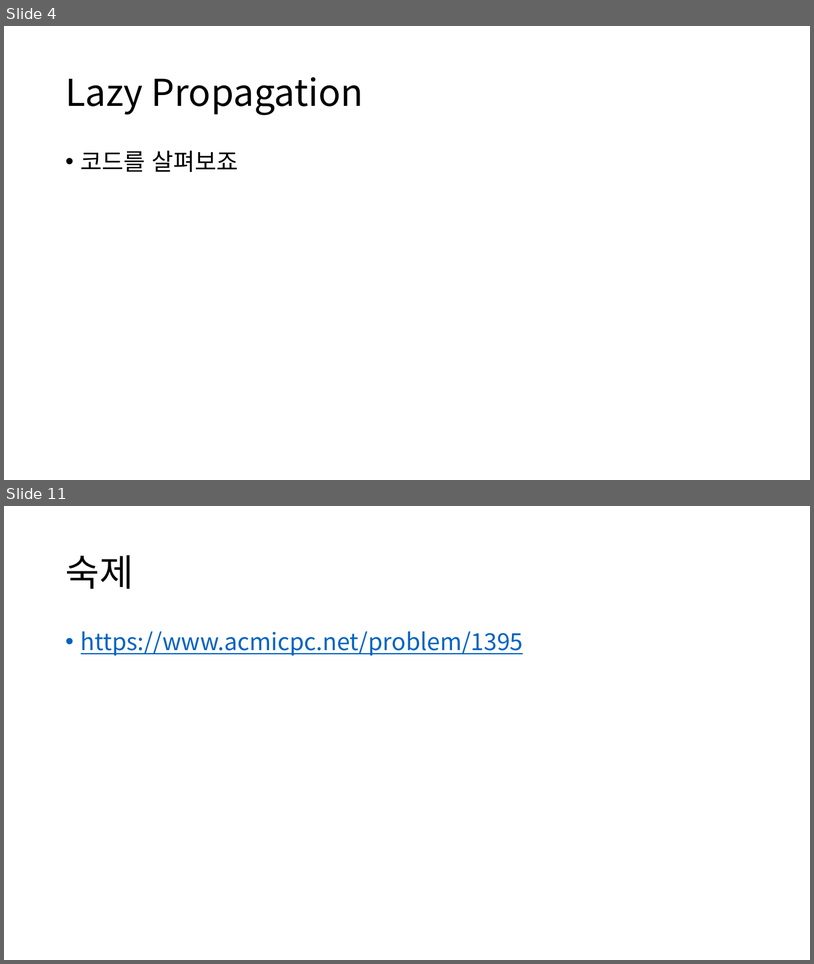
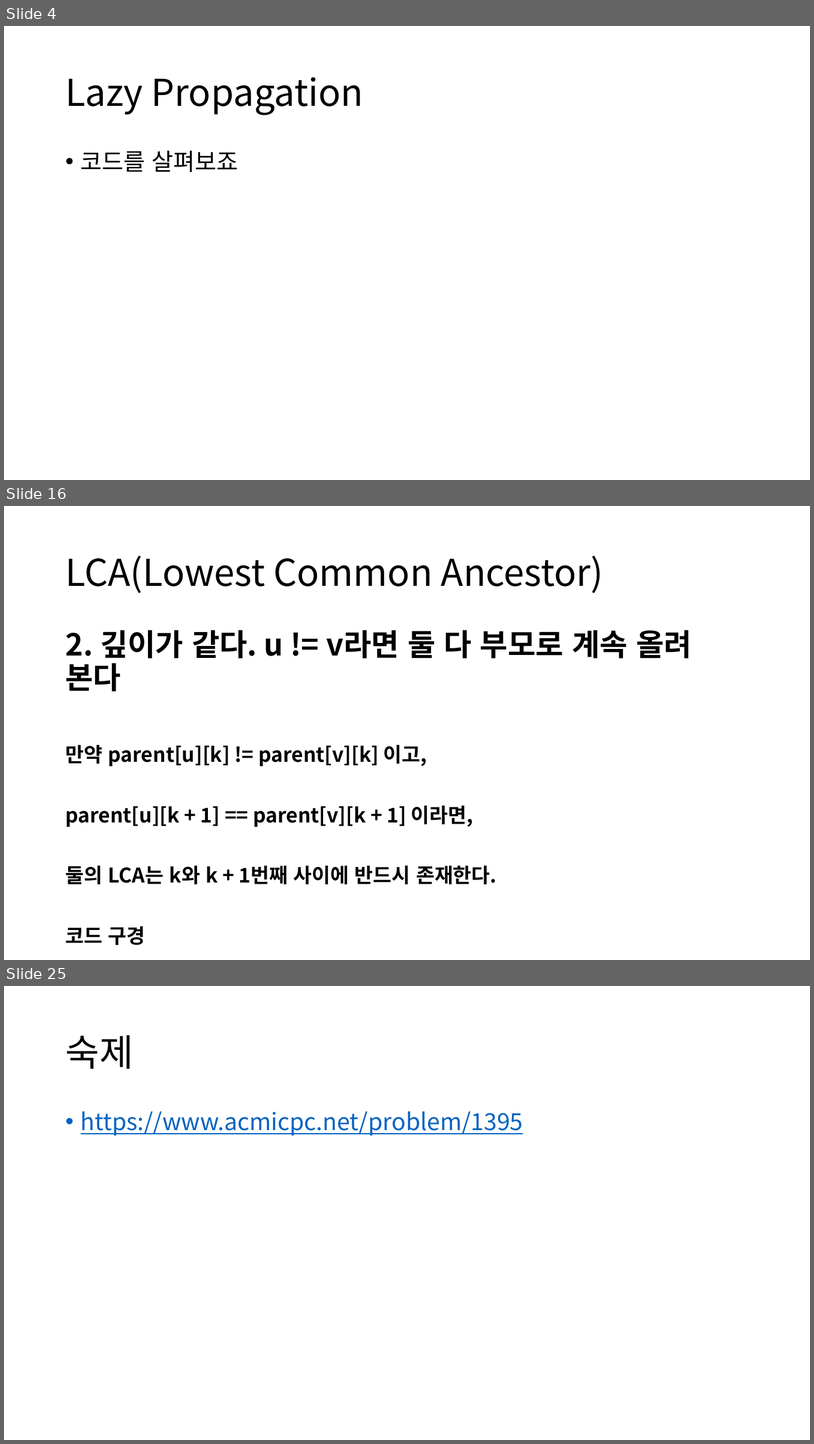
Before and after one commit to ALGOSOPT/algosopt, a slide deck: Chapter24/Lazy Propagation and LCA.pptx. Shown one above the other, each under a label of ours: slides 4 and 11 before the commit, slides 4, 16 and 25 after it; the slides between them are not shown. The pictures are 814x964 and 814x1444 pixels, drawn with LibreOffice and Linux fonts; fonts in the diff are those of the drawing. Boxes give left, top, right and bottom in pixels: in the first picture for what was removed or moved away, otherwise in the second. Text is boxed around its words. In the diff, an @@ line names an element or a change of style, - is before the commit and + after.

```diff
--- a/Chapter24/Lazy Propagation and LCA.pptx
+++ b/Chapter24/Lazy Propagation and LCA.pptx
@@ slide 16 added at [4,506,810,960], background #FFFFFF @@
@@ title added at [65,556,604,593], 44 pt, text #000000 @@
+LCA(Lowest Common Ancestor)
@@ text added at [65,630,692,945], 24 pt, text #000000, bold @@
+2. 깊이가 같다. u != v라면 둘 다 부모로 계속 올려 본다
+만약 parent[u][k] != parent[v][k] 이고,
+parent[u][k + 1] == parent[v][k + 1] 이라면,
+둘의 LCA는 k와 k + 1번째 사이에 반드시 존재한다.
+코드 구경
@@ what was slide 11 is now slide 25 @@
```
Also in this commit, not shown: 1 slide changed, 15 other slides added, 2 slides removed, 2 other files.
